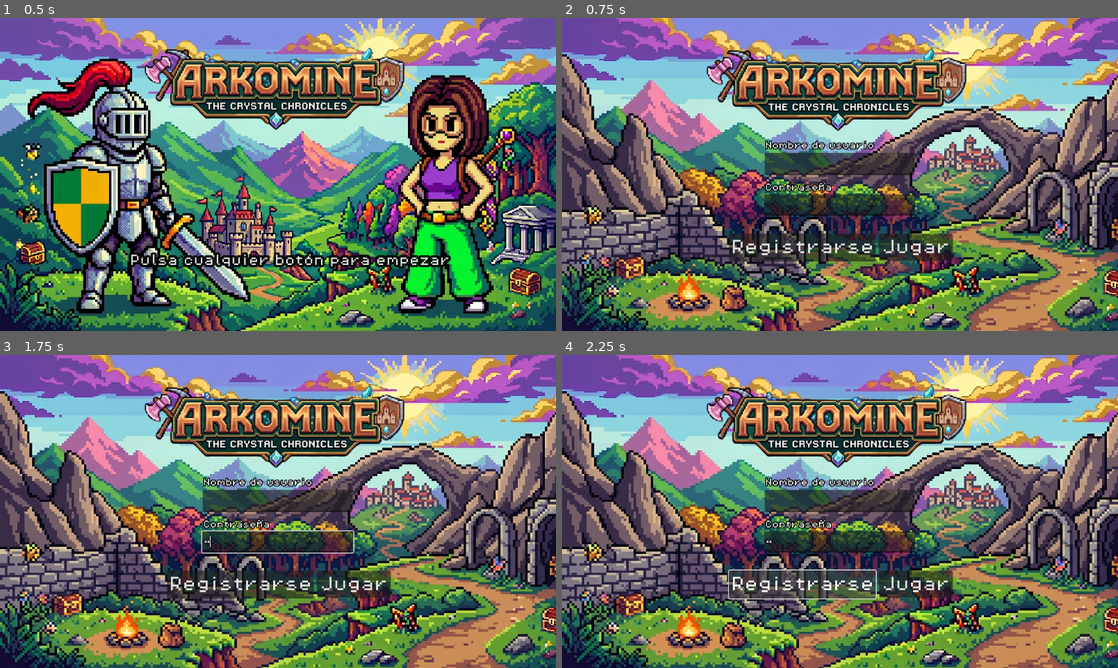
Above: before the commit, frames 1-4 (two rows, left to right).
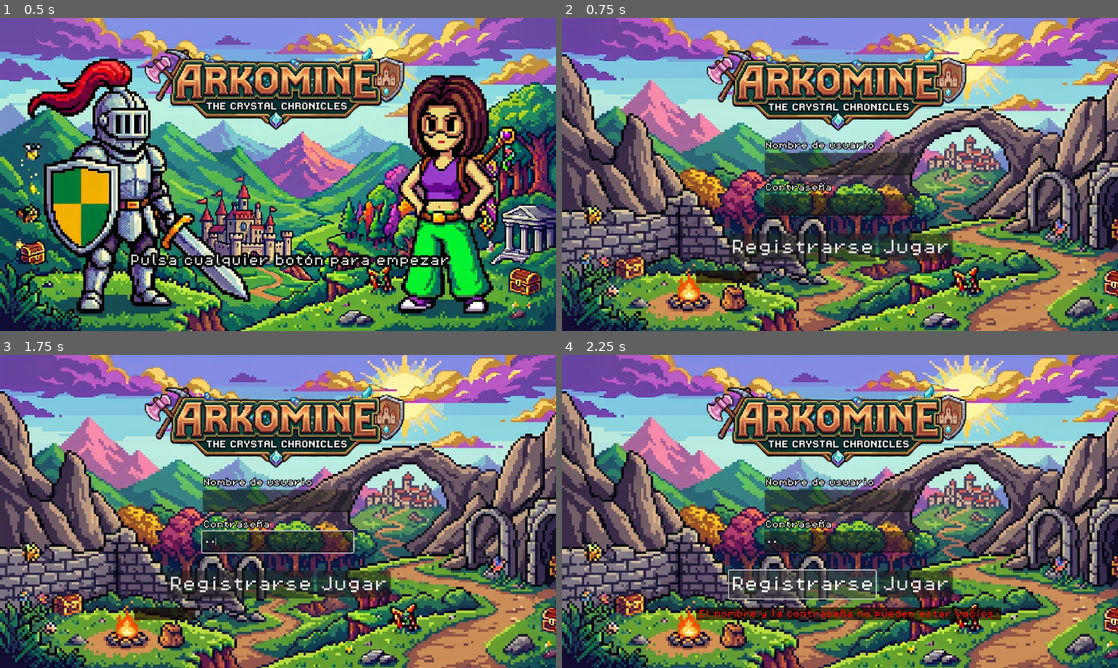
Above: after the commit, the same moments.

Repository: ErikDoldan/proyecto-fin-dam
Game: Godot game, scene res://Scenes/pantalla_titulo.tscn
The game is run twice, just before and just after one commit, with the same random seed, the same clock (stepped at 60 frames per second) and the same inputs.
Inputs (mouse positions are in pixels of both pictures, inside the frame that each line leads up to):
- Up to frame 1 (0.5 s): no input
- Up to frame 2 (0.75 s): tap Enter (ui_accept) at 0.5 s; move the mouse to (962, 158) at 0.52 s; hold Right (ui_right) from 0.53 s (still down); click (962, 158) at 0.67 s
- Up to frame 3 (1.75 s): tap Enter (ui_accept) at 0.77 s; release Right (ui_right) at 1.25 s; click (278, 502) at 1.27 s; type "Alex" at 1.35 s; click (278, 542) at 1.5 s; type "12" at 1.58 s
- Up to frame 4 (2.25 s): click "Registrarse" at 2 s

Frame 1 is identical in both runs. In frame 2, 0.4% of the frame differs, in the area x 24-36%, y 80-85%; in frame 3, 0.4%; in frame 4, 2.0%, in the area x 24-79%, y 59-85%.

Commit message:
Inicio de sesion / registro con errores arreglados

Diff:
--- a/cliente_godot/juego-tfg/Scenes/menu_principal.tscn
+++ b/cliente_godot/juego-tfg/Scenes/menu_principal.tscn
@@ -1,9 +1,16 @@
-[gd_scene load_steps=5 format=3 uid="uid://xcfdbr86tp1f"]
+[gd_scene load_steps=6 format=3 uid="uid://xcfdbr86tp1f"]
 
 [ext_resource type="Script" uid="uid://kkophwnbyqi6" path="res://Scripts/menu_principal.gd" id="1_gjtjt"]
 [ext_resource type="FontFile" uid="uid://ckeffgjqa08iq" path="res://Assets/Fonts/PixelOperator8.ttf" id="2_crked"]
 [ext_resource type="Texture2D" uid="uid://blx11o8una256" path="res://Assets/Fonts/login.png" id="2_xe6lt"]
 [ext_resource type="Texture2D" uid="uid://r8uwi55svs8x" path="res://Assets/Fonts/Gemini_Generated_Image_xocr12xocr12xocr-removebg-preview.png" id="4_cabj8"]
+
+[sub_resource type="StyleBoxFlat" id="StyleBoxFlat_xe6lt"]
+content_margin_left = 5.0
+content_margin_top = 5.0
+content_margin_right = 5.0
+content_margin_bottom = 5.0
+bg_color = Color(0.09803922, 0.023529412, 0, 0.7058824)
 
 [node name="MenuPrincipal" type="Control"]
 layout_mode = 3
@@ -33,7 +40,7 @@
 offset_right = 730.0
 offset_bottom = 325.0
 theme_override_fonts/font = ExtResource("2_crked")
-theme_override_font_sizes/font_size = 32
+theme_override_font_sizes/font_size = 16
 
 [node name="InputPassword" type="LineEdit" parent="."]
 texture_filter = 1
@@ -42,6 +49,8 @@
 offset_top = 365.0
 offset_right = 732.0
 offset_bottom = 409.0
+theme_override_fonts/font = ExtResource("2_crked")
+theme_override_font_sizes/font_size = 16
 secret = true
 
 [node name="BotonJugar" type="Button" parent="."]
@@ -76,7 +85,7 @@
 offset_left = 421.0
 offset_top = 256.0
 offset_right = 647.0
-offset_bottom = 279.0
+offset_bottom = 273.0
 theme_override_colors/font_color = Color(1, 1, 1, 1)
 theme_override_colors/font_outline_color = Color(0, 0, 0, 1)
 theme_override_constants/outline_size = 7
@@ -107,6 +116,18 @@
 theme_override_font_sizes/font_size = 32
 text = "Registrarse"
 
+[node name="LabelError" type="Label" parent="."]
+texture_filter = 1
+layout_mode = 0
+offset_left = 278.0
+offset_top = 523.0
+offset_right = 405.0
+offset_bottom = 546.0
+theme_override_colors/font_color = Color(1, 0, 0, 1)
+theme_override_fonts/font = ExtResource("2_crked")
+theme_override_styles/normal = SubResource("StyleBoxFlat_xe6lt")
+horizontal_alignment = 1
+
 [connection signal="pressed" from="BotonJugar" to="." method="_on_boton_jugar_pressed"]
 [connection signal="request_completed" from="PeticionLogin" to="." method="_on_peticion_login_request_completed"]
 [connection signal="pressed" from="BotonRegistro" to="." method="_on_boton_registro_pressed"]
--- a/cliente_godot/juego-tfg/Scripts/menu_principal.gd
+++ b/cliente_godot/juego-tfg/Scripts/menu_principal.gd
@@ -1,9 +1,10 @@
 extends Control
 
-# Referencias a nuestros nodos exactos de la imagen
+# Referencias a nuestros nodos
 @onready var input_nombre = $InputNombre
 @onready var input_password = $InputPassword
 @onready var http_request = $PeticionLogin
+@onready var label_error = $LabelError # <--- Añadimos el Label para los errores
 
 # Esta función se ejecuta al pulsar el botón "Jugar" (Login)
 func _on_boton_jugar_pressed():
@@ -15,14 +16,17 @@
 
 # Centralizamos la lógica de enviar datos
 func enviar_peticion(tipo_accion: String):
+	# Limpiamos el mensaje de error cada vez que intentamos de nuevo
+	label_error.text = ""
+
 	var nombre_jugador = input_nombre.text.strip_edges()
 	var password_jugador = input_password.text.strip_edges()
 
 	if nombre_jugador == "" or password_jugador == "":
-		print("El nombre y la contraseña no pueden estar vacíos")
+		label_error.text = "El nombre y la contraseña no pueden estar vacíos."
 		return
 
-	# 1. Preparamos los datos incluyendo la contraseña y la acción
+	# 1. Preparamos los datos
 	var datos = {
 		"nombre": nombre_jugador,
 		"contrasena": password_jugador,
@@ -34,8 +38,6 @@
 
 	var url = "http://127.0.0.1:8000/api/jugadores"
 	http_request.request(url, cabeceras, HTTPClient.METHOD_POST, json_datos)
-
-	print("Enviando petición a Django... Acción: ", tipo_accion)
 
 # Esta función se ejecuta cuando Django responde
 func _on_peticion_login_request_completed(_result, response_code, _headers, body):
@@ -61,20 +63,17 @@
 		if poder_obtenido and not "doble_salto" in Global.habilidades_equipadas:
 			Global.habilidades_equipadas.append("doble_salto")
 
-		print("¡Acceso concedido! Puntos: ", Global.puntuacion_actual, " | Doble Salto: ", Global.habilidades["doble_salto"])
-
 		# Vamos al selector de niveles
 		get_tree().change_scene_to_file("res://Scenes/selector_niveles.tscn")
 
 	# Si hay un error (Contraseña incorrecta, nombre ya usado, etc.)
 	else:
 		var error_mensaje = body.get_string_from_utf8()
+		var error_json = JSON.parse_string(error_mensaje)
 
-		# Intentamos leer el JSON para mostrar un mensaje limpio
-		var error_json = JSON.parse_string(error_mensaje)
+		# Si Django nos ha devuelto el error formateado correctamente, lo mostramos
 		if error_json and error_json.has("error"):
-			print("Error: ", error_json["error"])
-			# Aquí podrías usar uno de tus nodos Label para mostrar el error en pantalla:
-			# $Label2.text = error_json["error"]
+			label_error.text = error_json["error"]
 		else:
-			print("Error en el servidor. Código: ", response_code, " Detalles: ", error_mensaje)
+			# Si el servidor está apagado o falla de otra forma
+			label_error.text = "Error de conexión con el servidor."
